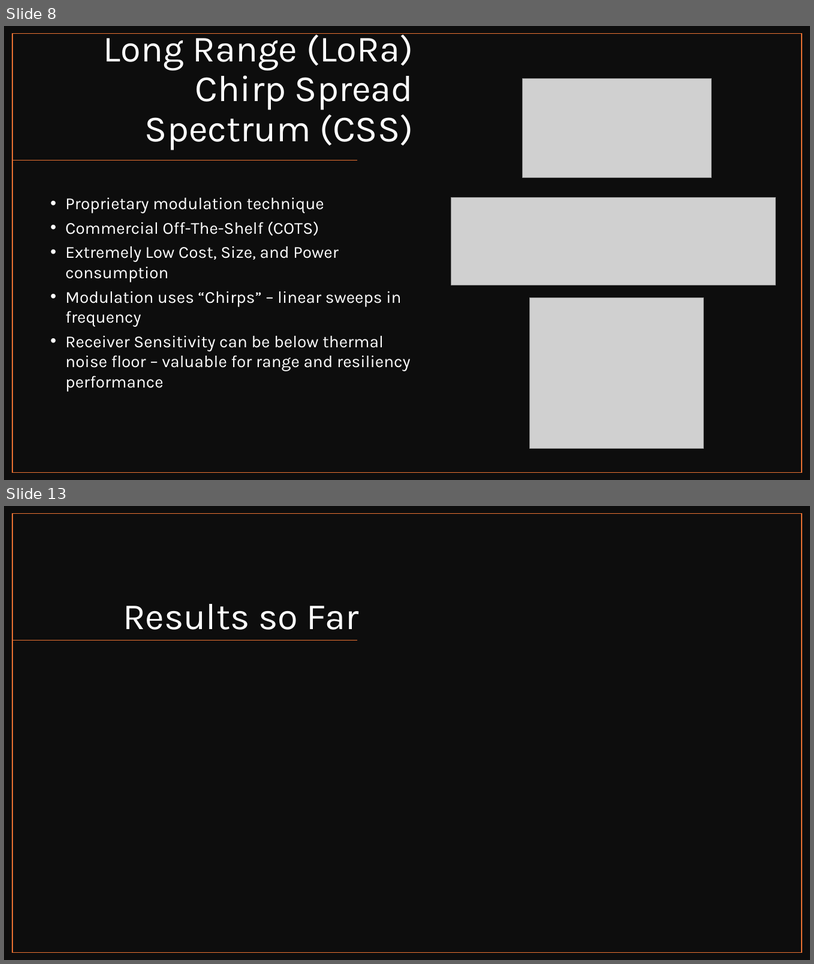
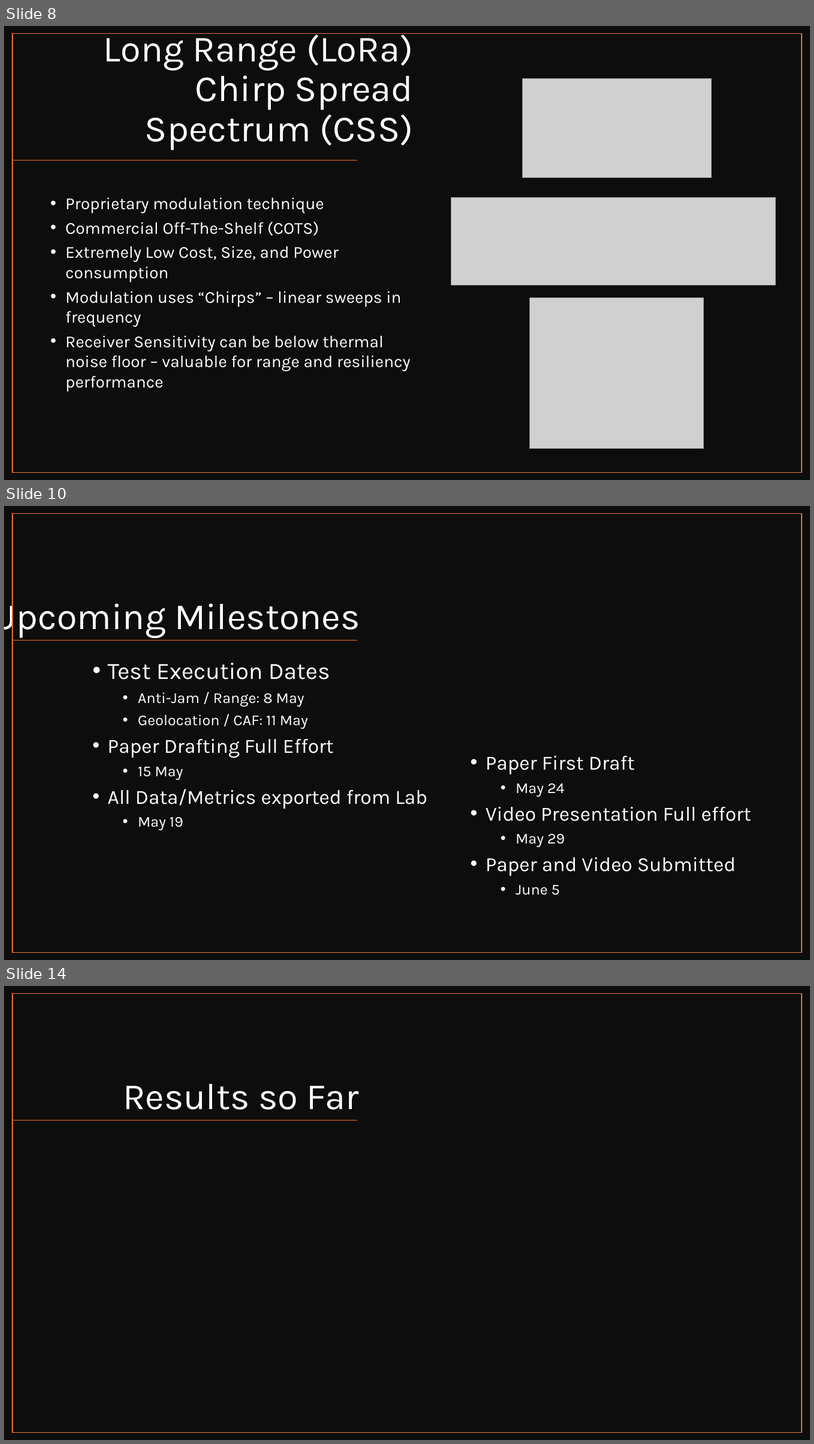
Before and after one commit to Brycycle/WES-CAPSTONE, a slide deck: Capstone Mid-Quarter Update_Bryce Rooney.pptx. Shown one above the other, each under a label of ours: slides 8 and 13 before the commit, slides 8, 10 and 14 after it; the slides between them are not shown. The pictures are 814x964 and 814x1444 pixels, drawn with LibreOffice and Linux fonts; fonts in the diff are those of the drawing; grey boxes stand for pictures. Boxes give left, top, right and bottom in pixels: in the first picture for what was removed or moved away, otherwise in the second. Text is boxed around its words. In the diff, an @@ line names an element or a change of style, - is before the commit and + after.

```diff
--- a/Capstone Mid-Quarter Update_Bryce Rooney.pptx
+++ b/Capstone Mid-Quarter Update_Bryce Rooney.pptx
@@ slide 10 added at <box>4,506,810,960</box>, background #FFFFFF @@
@@ rectangle added at <box>4,506,810,960</box>, fill #0D0D0D @@
@@ rectangle added at <box>12,514,803,952</box>, outline #E97132 1 pt @@
@@ title added at <box>4,596,360,638</box>, 44 pt, text #FFFFFF @@
+Upcoming Milestones
@@ line added from (358, 640) to (12, 640), #E97132 1 pt @@
@@ text added at <box>108,663,428,830</box>, 24 pt, text #FFFFFF @@
+  • Test Execution Dates
+    • Anti-Jam / Range: 8 May
+    • Geolocation / CAF: 11 May
+  • Paper Drafting Full Effort
+    • 15 May
+  • All Data/Metrics exported from Lab
+    • May 19
@@ text added at <box>486,756,752,895</box>, 24 pt, text #FFFFFF @@
+  • Paper First Draft
+    • May 24
+  • Video Presentation Full effort
+    • May 29
+  • Paper and Video Submitted
+    • June 5
@@ what was slide 13 is now slide 14 @@
```
Also in this commit, not shown: 6 slides changed.
